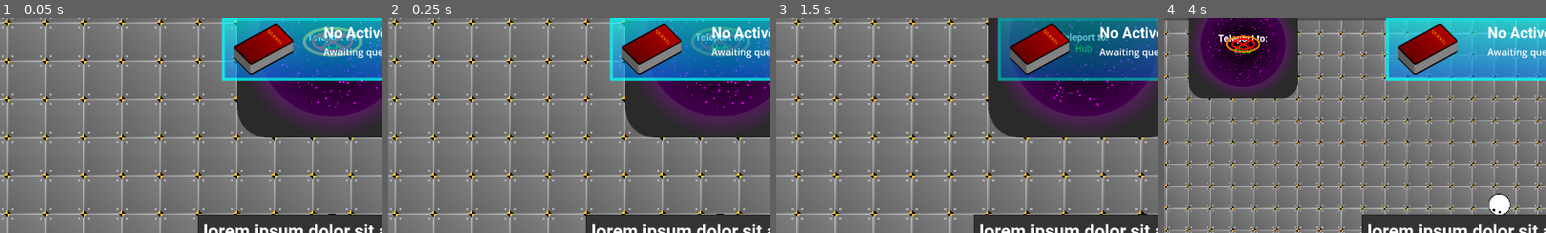
Above: before the commit, frames 1-4 (left to right).
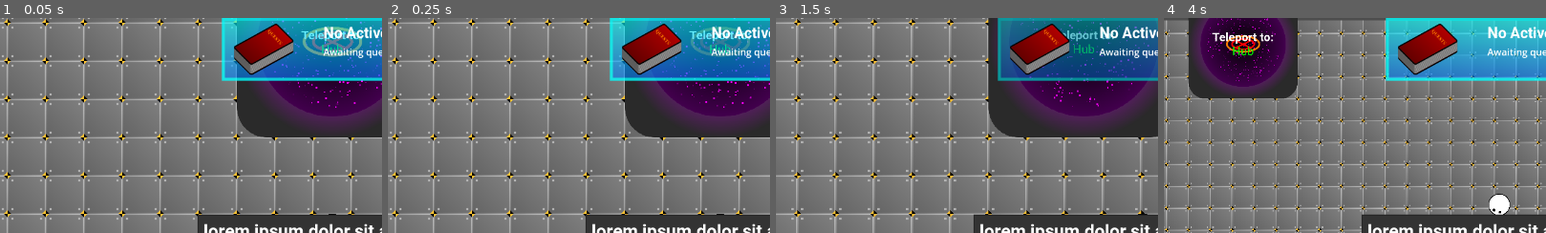
Above: after the commit, the same moments.

Repository: TrueSunGaming/industrial-revolution-2
Game: Godot game, scene res://scenes/factory/Factory.tscn
Two runs of this game, one before a commit and one after it. Both use one fixed random seed, a clock stepped at 60 frames per second and the inputs below.
Inputs (mouse positions are % of the whole screen's width and height, from its top left):
- Up to frame 1 (0.05 s): no input
- Up to frame 2 (0.25 s): no input
- Up to frame 3 (1.5 s): click (50, 7) at 0.5 s; tap Enter at 1.25 s; move the mouse to (50, 6) at 1.27 s; hold D (right) from 1.28 s (still down); click (50, 6) at 1.35 s
- Up to frame 4 (4 s): move the mouse to (30, 55) at 2.02 s; release D (right) at 2.03 s; hold S (down) 2.03-2.78 s; tap Mouse wheel up (zoomin) at 2.1 s; click (30, 55) at 2.17 s; move the mouse to (60, 28) at 2.77 s; hold D (right) 2.78-3.53 s; hold Mouse wheel down (zoomout) 2.78-3.53 s; click (60, 28) at 2.92 s; move the mouse to (45, 70) at 3.52 s; hold W (up) from 3.53 s (still down); click (45, 70) at 3.6 s
The pictures show only the part of the screen within x 6-56%, y 0-50%; the shares and areas given below are measured in that part.

The runs differ from the first frame. In frame 1, 0.4% of the frame differs, in the area x 78-95%, y 5-17%; in frame 2, 0.4%; in frame 3, 0.4%; in frame 4, 0.6%, in the area x 12-29%, y 6-18%.

Commit message:
add alert/confirm boxes

Diff:
--- a/global/ProceduralFloor.gd
+++ b/global/ProceduralFloor.gd
@@ -11,7 +11,7 @@
 func _process(delta: float) -> void:
 	var cam: Camera2D = get_viewport().get_camera_2d()
 
-	if (not cam): return print("No camera found for floor rendering")
+	if (not cam): return printerr("No camera found for floor rendering")
 
 	var next_frame_zoom := cam.zoom
 	if (refs.player and cam == refs.player.get_node("Camera2D")): next_frame_zoom = refs.player.next_frame_zoom(delta)
--- a/global/global.gd
+++ b/global/global.gd
@@ -1,6 +1,71 @@
 extends Node
 
-func show_panel(panel: Control) -> void:
-	if (not refs.ui): return print("No UI reference to add panel to")
+var ui_panel_scene: PackedScene = preload("res://scenes/ui/UIPanel.tscn")
+var ui_panel_style: StyleBoxFlat = preload("res://scenes/ui/UIPanel_stylebox.tres")
+var roboto: Font = preload("res://global/Roboto-Regular.ttf")
+
+class ConfirmResult extends Object:
+	signal closed(result)
+
+	func _init(close: BaseButton, cancel: BaseButton, okay: BaseButton) -> void:
+		for i: BaseButton in [close, cancel]:
+			i.connect("pressed", func ():
+				closed.emit(false)
+			)
+
+		okay.connect("pressed", func ():
+			closed.emit(true)
+		)
+
+func show_panel(panel: UIPanel) -> void:
+	if (not refs.ui): return printerr("No UI reference to add panel to")
 
 	refs.ui.show_panel(panel)
+
+func alert(title: String, msg: String, wait := false) -> void:
+	var panel: UIPanel = ui_panel_scene.instantiate()
+
+	var text := Label.new()
+	text.text = msg
+	text.add_theme_font_override("font", roboto)
+
+	panel.title = title
+	panel.get_node("PanelContent").add_child(text)
+
+	show_panel(panel)
+
+	if wait: await panel.get_node("PanelContent/PanelHeader/HBoxContainer/Close").pressed
+
+func confirm(title: String, msg: String) -> bool:
+	var panel: UIPanel = ui_panel_scene.instantiate()
+
+	var text := Label.new()
+	text.text = msg
+	text.add_theme_font_override("font", roboto)
+
+	var hbox := HBoxContainer.new()
+
+	var ok := Button.new()
+	ok.text = "Okay"
+
+	var cancel := Button.new()
+	cancel.text = "Cancel"
+
+	for i: Button in [ok, cancel]:
+		for j in ["normal", "hover", "pressed"]: i.add_theme_stylebox_override(j, ui_panel_style)
+		i.mouse_default_cursor_shape = Control.CURSOR_POINTING_HAND
+
+		i.connect("pressed", func():
+			panel.queue_free()
+		)
+
+		hbox.add_child(i)
+
+	panel.title = title
+
+	panel.get_node("PanelContent").add_child(text)
+	panel.get_node("PanelContent").add_child(hbox)
+
+	show_panel(panel)
+
+	return await ConfirmResult.new(panel.get_node("PanelContent/PanelHeader/HBoxContainer/Close"), cancel, ok).closed
--- a/scenes/Portal.gd
+++ b/scenes/Portal.gd
@@ -5,14 +5,22 @@
 	set(v):
 		$RichTextLabel.text = "[center][b]Teleport to:[/b]\n[color=lime]" + v
 
+func _ready() -> void:
+	$RichTextLabel.size = Vector2(640, 0)
+
 func _process(delta: float) -> void:
-	$RichTextLabel.scale = Vector2(1, 1) / get_viewport().get_camera_2d().zoom
+	$RichTextLabel.scale = Vector2(0.33, 0.33) / get_viewport().get_camera_2d().zoom.clamp(Vector2(0, 0), Vector2(1, 1))
+	$RichTextLabel.position = -$RichTextLabel.size / 2
 	$RichTextLabel.pivot_offset = $RichTextLabel.size / 2
 
 func _input_event(viewport: Viewport, event: InputEvent, shape_idx: int) -> void:
 	if not Input.is_action_just_released("interact"): return
 
-	print("hi")
+	print(await global.confirm("Portal", "Portal clicked"))
+
+	if not destination: return printerr("Portal destination is null")
+
+	get_tree().change_scene_to_packed(destination)
 
 func _on_mouse_entered() -> void:
 	Input.set_default_cursor_shape(Input.CURSOR_POINTING_HAND)
--- a/scenes/player/Player.gd
+++ b/scenes/player/Player.gd
@@ -28,5 +28,7 @@
 	if Input.is_action_pressed("zoomout"):
 		goal_zoom /= zoom_ratio
 
+	goal_zoom = clampf(goal_zoom, 0.33, 2)
+
 func _ready() -> void:
 	refs.player = self
--- a/scenes/portal.tscn
+++ b/scenes/portal.tscn
@@ -42,19 +42,18 @@
 preprocess = 1.0
 
 [node name="RichTextLabel" type="RichTextLabel" parent="."]
+z_index = 1000
 anchors_preset = -1
-offset_left = -160.0
-offset_top = -8.0
-offset_right = 160.0
-offset_bottom = 11.0
+offset_right = 640.0
+offset_bottom = 236.0
 grow_horizontal = 2
 grow_vertical = 2
 size_flags_horizontal = 3
 mouse_filter = 2
 theme_override_fonts/normal_font = ExtResource("3_cmhf5")
 theme_override_fonts/bold_font = ExtResource("4_rgomc")
-theme_override_font_sizes/normal_font_size = 16
-theme_override_font_sizes/bold_font_size = 16
+theme_override_font_sizes/normal_font_size = 60
+theme_override_font_sizes/bold_font_size = 60
 bbcode_enabled = true
 text = "PLACEHOLDER"
 fit_content = true
--- a/scenes/ui/UI.gd
+++ b/scenes/ui/UI.gd
@@ -6,5 +6,5 @@
 func _ready() -> void:
 	refs.ui = self
 
-func show_panel(panel: Control) -> void:
+func show_panel(panel: UIPanel) -> void:
 	$Panels.add_child(panel)
--- a/scenes/ui/UIPanel.gd
+++ b/scenes/ui/UIPanel.gd
@@ -3,7 +3,6 @@
 @export var title: String:
 	set(val):
 		if (val == title): return
-		title = val
 		$PanelContent/PanelHeader/Title.text = val
 
 @onready var content := $PanelContent
--- a/scenes/ui/UIPanel.tscn
+++ b/scenes/ui/UIPanel.tscn
@@ -12,8 +12,17 @@
 events = [SubResource("InputEventAction_bva8o")]
 
 [node name="UIPanel" type="PanelContainer"]
-offset_right = 284.0
-offset_bottom = 62.0
+anchors_preset = 8
+anchor_left = 0.5
+anchor_top = 0.5
+anchor_right = 0.5
+anchor_bottom = 0.5
+offset_left = -154.0
+offset_top = -31.0
+offset_right = 154.0
+offset_bottom = 31.0
+grow_horizontal = 2
+grow_vertical = 2
 theme_override_styles/panel = ExtResource("1_km1k3")
 script = ExtResource("1_akfxq")
 
